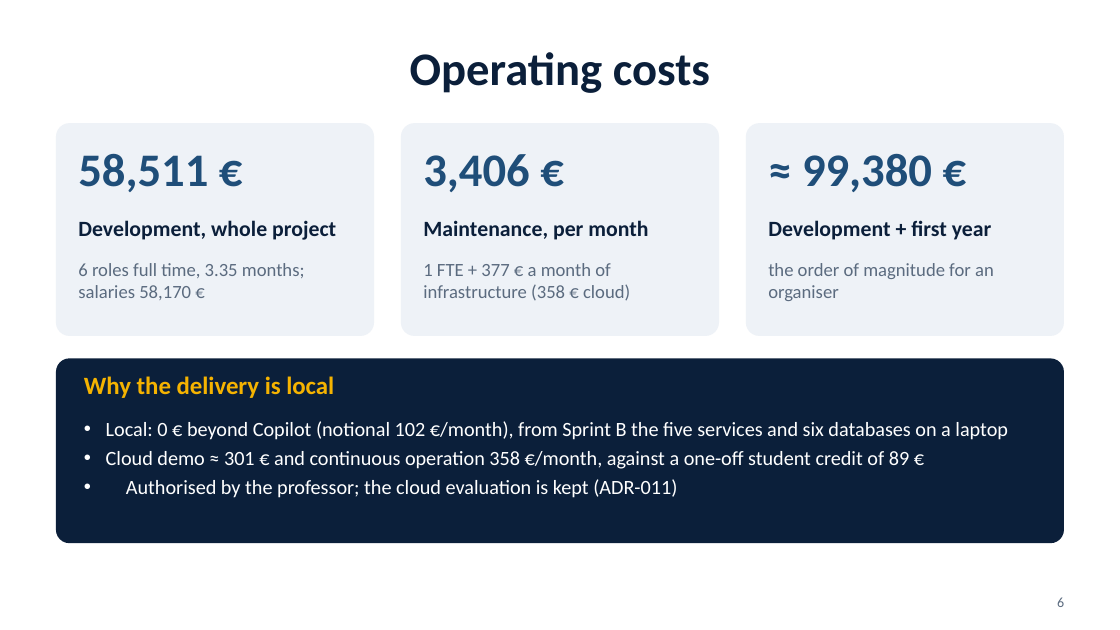
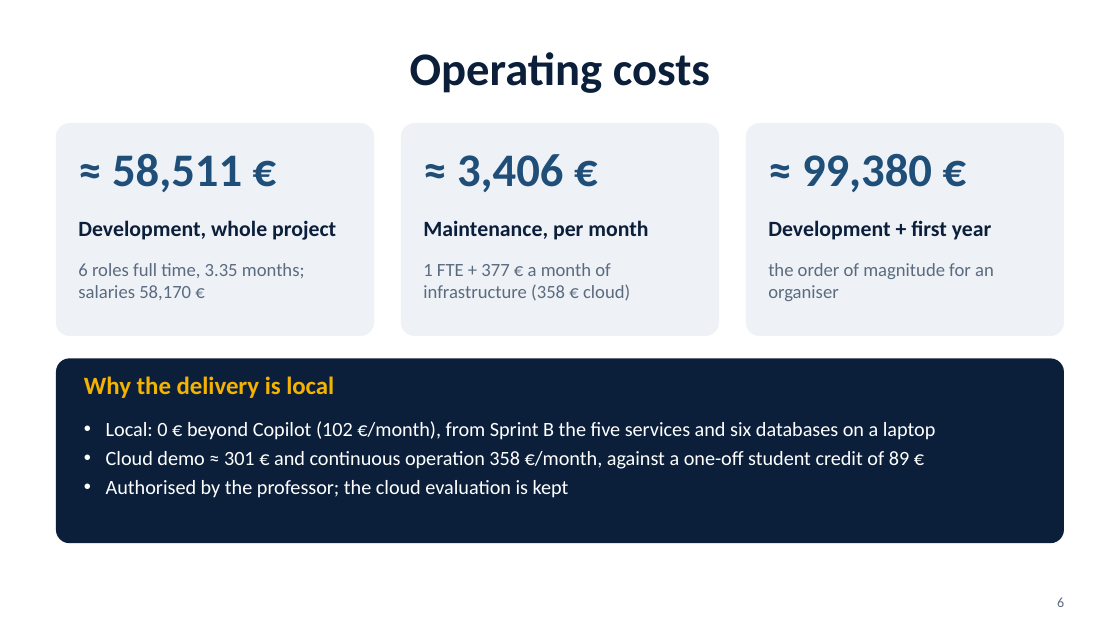
Before and after one commit to tomasoliveira21/LABDSOF, a slide deck: slide 6 of Docs/Presentation/Farol_Sprint_A_PL_Presentation.pptx. Drawn at 1120x630 pixels with LibreOffice and Linux fonts; fonts in the diff are those of the drawing. Boxes give left, top, right and bottom in pixels: in the first picture for what was removed or moved away, otherwise in the second. Text is boxed around its words. In the diff, an @@ line names an element or a change of style, - is before the commit and + after.

```diff
--- a/Docs/Presentation/Farol_Sprint_A_PL_Presentation.pptx
+++ b/Docs/Presentation/Farol_Sprint_A_PL_Presentation.pptx
@@ text at bbox=[112, 154, 242, 192]: text changed @@
-58,511 €
+≈ 58,511 €
@@ text at bbox=[457, 154, 563, 192]: text changed @@
-3,406 €
+≈ 3,406 €
@@ text at bbox=[106, 421, 936, 440]: text changed @@
-• Local: 0 € beyond Copilot (notional 102 €/month), from Sprint B the five services and six databases on a laptop
+• Local: 0 € beyond Copilot (102 €/month), from Sprint B the five services and six databases on a laptop
@@ text at bbox=[106, 480, 569, 498]: text changed @@
-• Authorised by the professor; the cloud evaluation is kept (ADR-011)
+• Authorised by the professor; the cloud evaluation is kept
```
Also in this commit, not shown: 1 other slide changed, 1 other file.
